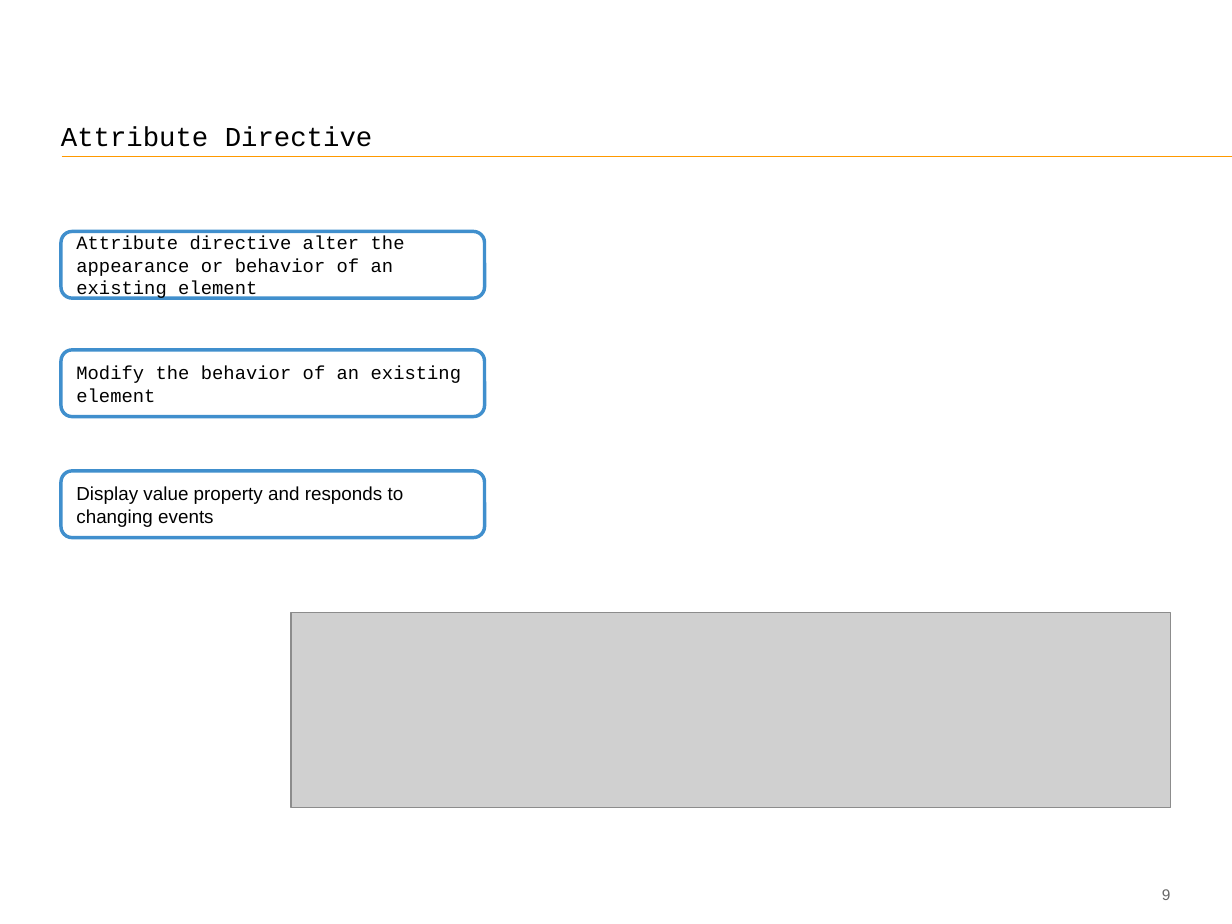
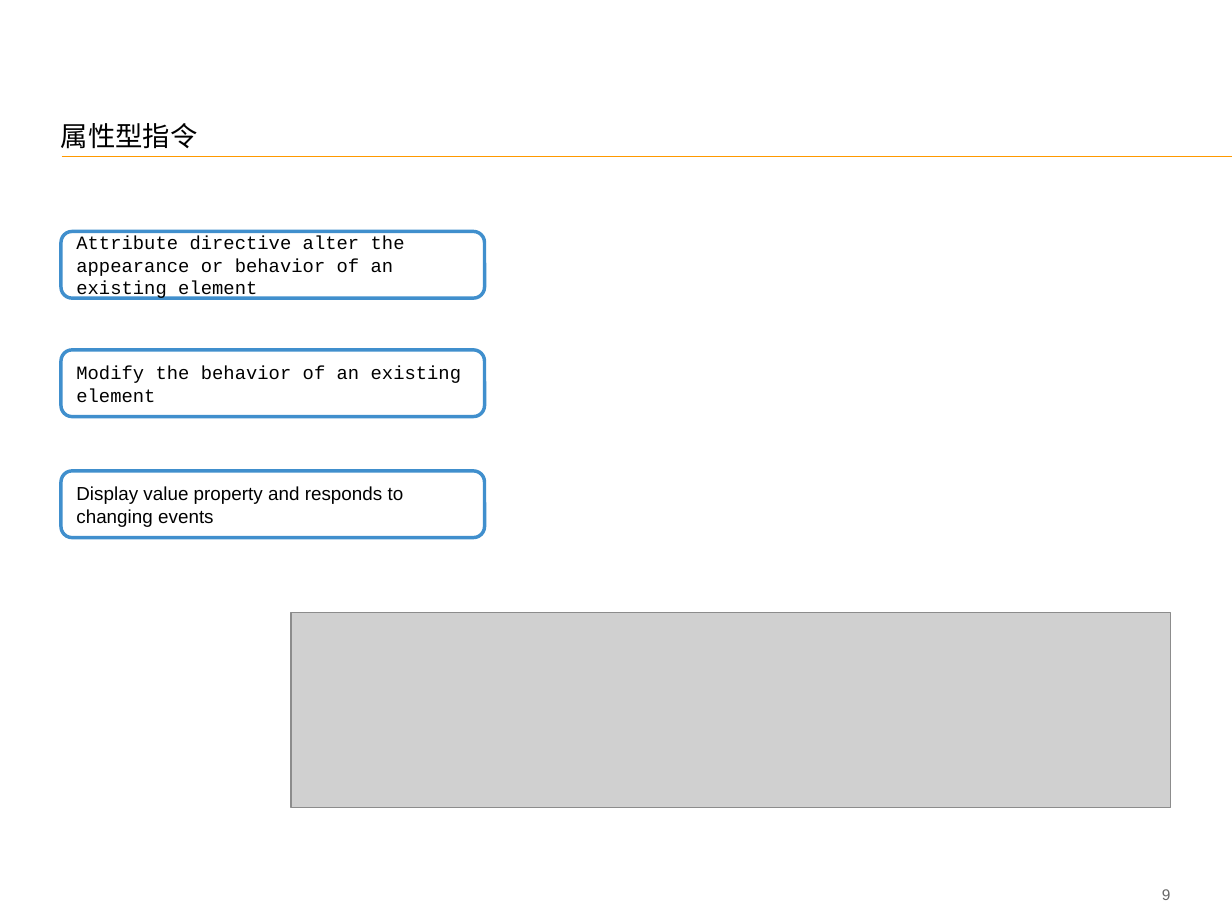
Before and after one commit to FS-Angular-Interest-Group/AngularTraining, a slide deck: slide 10 of PPT/06-Accenture-FS-Angular-Directive.pptx. Drawn at 1232x924 pixels with LibreOffice and Linux fonts; fonts in the diff are those of the drawing; grey boxes stand for pictures. Boxes give left, top, right and bottom in pixels: in the first picture for what was removed or moved away, otherwise in the second. Text is boxed around its words. In the diff, an @@ line names an element or a change of style, - is before the commit and + after.

```diff
--- a/PPT/06-Accenture-FS-Angular-Directive.pptx
+++ b/PPT/06-Accenture-FS-Angular-Directive.pptx
@@ title at (61, 123, 197, 149): text changed @@
-Attribute Directive
+属性型指令
```
Also in this commit, not shown: 13 other slides changed.
